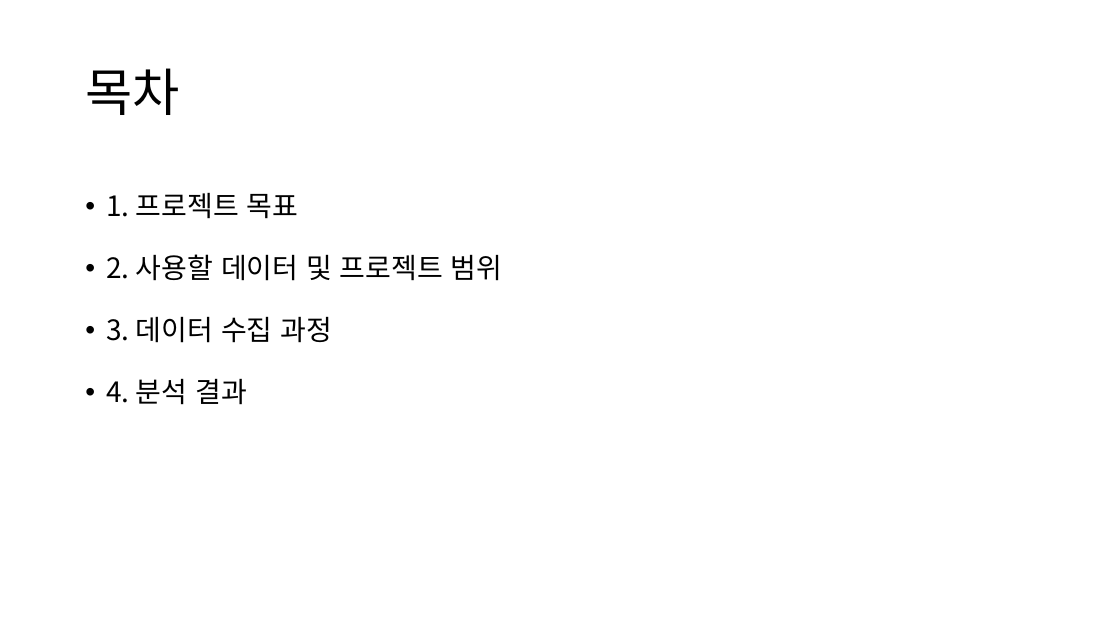
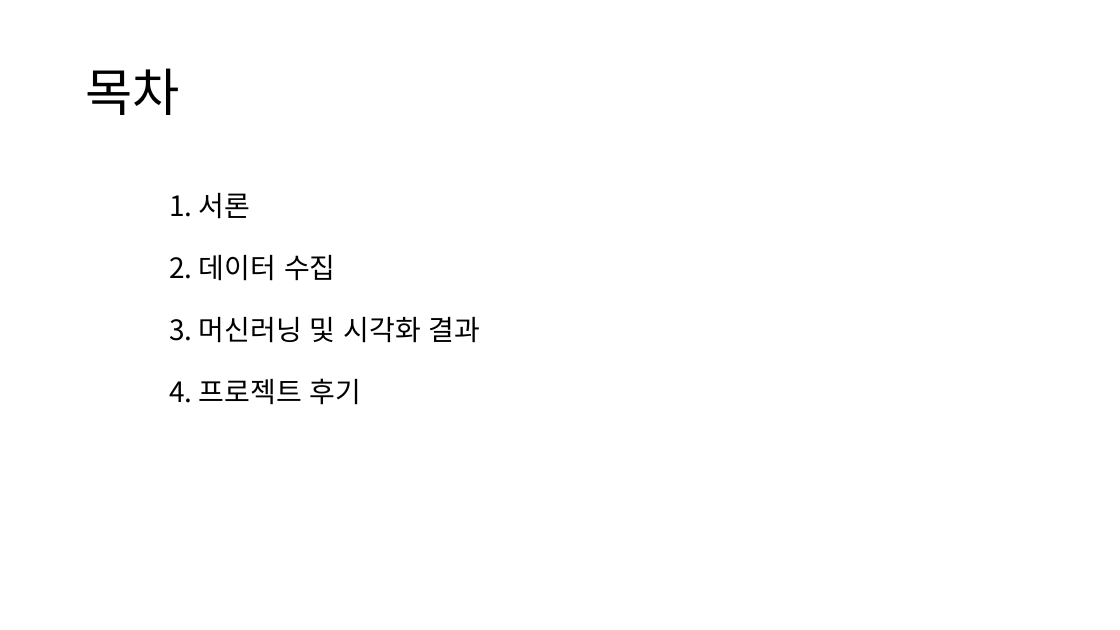
Before and after one commit to namdkgo/BigDataProject, a slide deck: slide 2 of 202344083_남동관_빅데이터_기말프로젝트_보고서.pptx. Drawn at 1120x630 pixels with LibreOffice and Linux fonts; fonts in the diff are those of the drawing. Boxes give left, top, right and bottom in pixels: in the first picture for what was removed or moved away, otherwise in the second. Text is boxed around its words. In the diff, an @@ line names an element or a change of style, - is before the commit and + after.

```diff
--- a/202344083_남동관_빅데이터_기말프로젝트_보고서.pptx
+++ b/202344083_남동관_빅데이터_기말프로젝트_보고서.pptx
@@ text at box(169, 192, 481, 405): text changed @@
-• 1. 프로젝트 목표
-• 2. 사용할 데이터 및 프로젝트 범위
-• 3. 데이터 수집 과정
-• 4. 분석 결과
+1. 서론
+2. 데이터 수집
+3. 머신러닝 및 시각화 결과
+4. 프로젝트 후기
```
Also in this commit, not shown: 10 other slides changed, 49 slides added, 5 other files.
